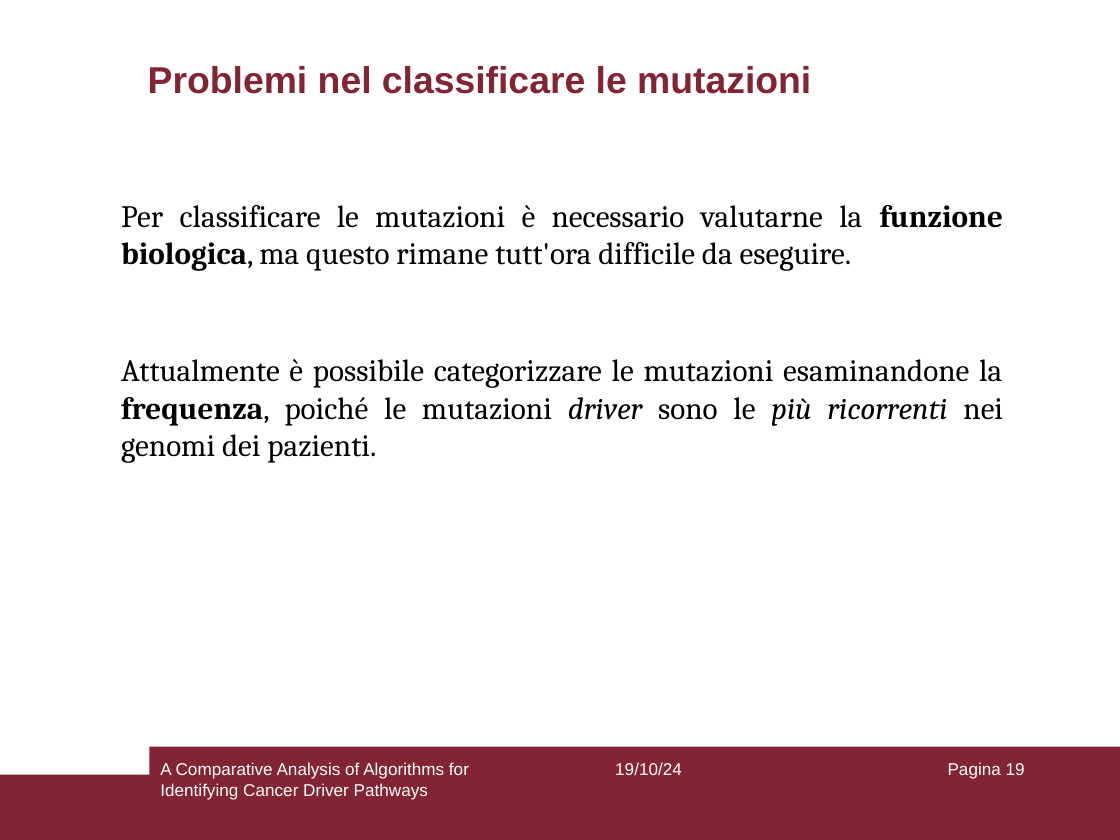
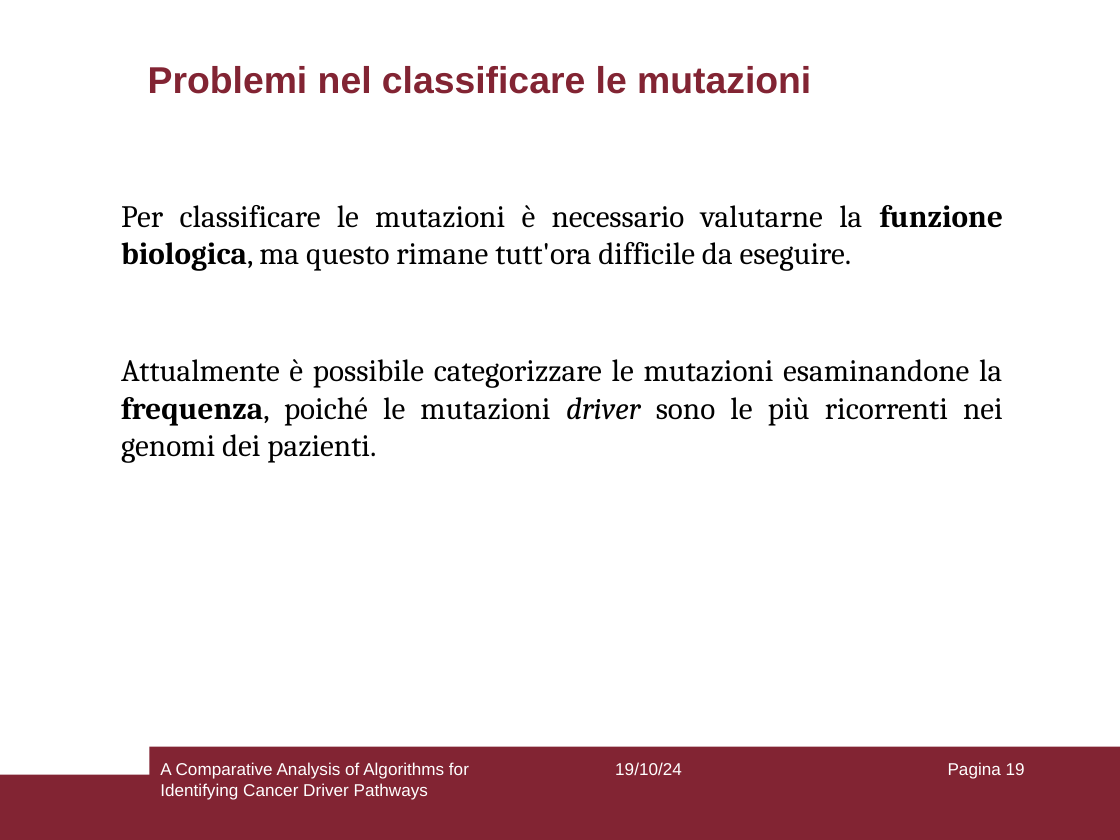
Before and after one commit to aflaag/bsc-thesis, a slide deck: slide 19 of presentation/slides.odp. Drawn at 1120x840 pixels with LibreOffice and Linux fonts; fonts in the diff are those of the drawing. Boxes give left, top, right and bottom in pixels: in the first picture for what was removed or moved away, otherwise in the second. Text is boxed around its words. In the diff, an @@ line names an element or a change of style, - is before the commit and + after.

Commit message:
slides typo

```diff
--- a/presentation/slides.odp
+++ b/presentation/slides.odp
@@ text "Attualmente è possibile categorizzare le ..." at [121, 359, 1003, 463]: italic off in "più ricorrenti" @@
```
